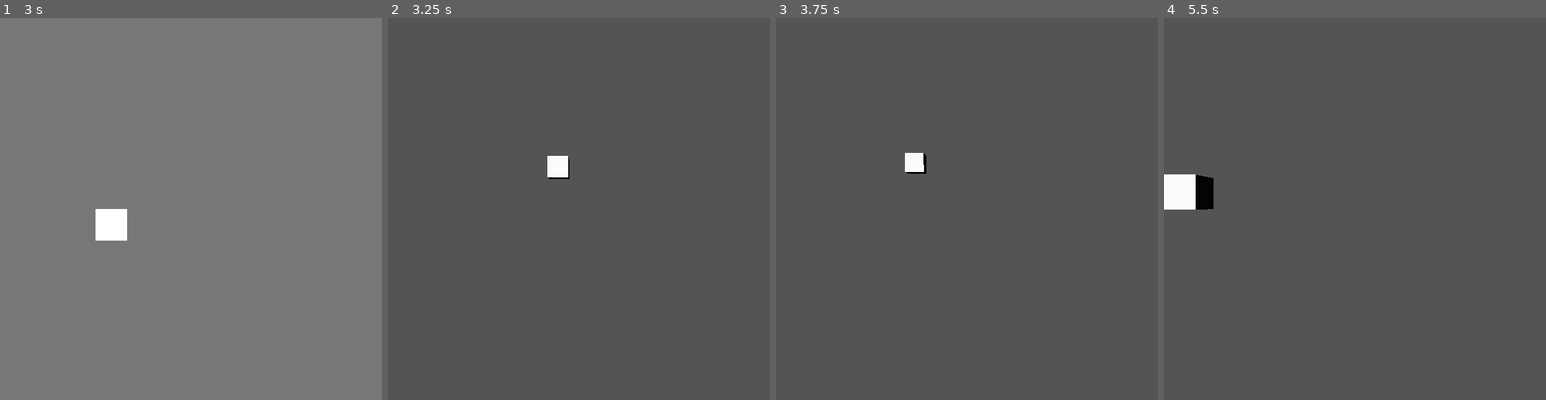
Above: before the commit, frames 1-4 (left to right).
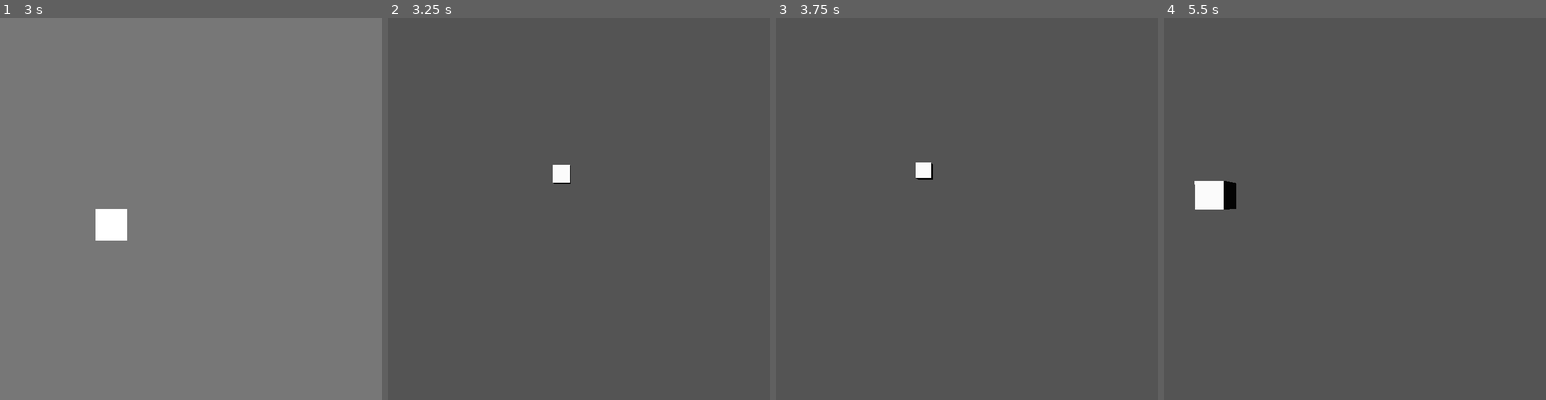
Above: after the commit, the same moments.

Repository: Idristhegr8/Kenshape_copy_test
Game: Godot game, scene res://Main.tscn
Same seed, same stepped clock (60 frames per second), same inputs: the game is played once before the commit and once after it.
Inputs (mouse positions are in pixels of both pictures, inside the frame that each line leads up to):
- Up to frame 1 (3 s): click (191, 189) at 0.52 s; type "12" at 0.6 s; click (191, 209) at 0.75 s; type "12" at 0.83 s; click "New" at 1.25 s; tap Enter (ui_accept) at 2, 2.27, 2.75 s; move the mouse to (275, 189) at 2.02 s; hold A (A) 2.03-2.78 s; click (275, 189) at 2.17 s; tap B (B) at 2.3, 2.85 s; move the mouse to (114, 228) at 2.77 s; click (114, 228) at 2.92 s
- Up to frame 2 (3.25 s): tap Enter (ui_accept) at 3.02 s; tap C (C) at 3.05 s
- Up to frame 3 (3.75 s): move the mouse to (1005, 124) at 3.52 s; hold D (D) from 3.53 s (still down); tap C (C) at 3.6 s; click (1005, 124) at 3.67 s
- Up to frame 4 (5.5 s): move the mouse to (1335, 285) at 4.27 s; release D (D) at 4.28 s; tap D (D) at 4.35 s; click (1335, 285) at 4.42 s; tap Enter (ui_accept) at 4.52, 5.27 s; tap E (E) at 4.55, 5.1 s; move the mouse to (1469, 266) at 5.02 s; click (1469, 266) at 5.17 s; tap L (L) at 5.3 s

Frame 1 is identical in both runs. In frame 2, 0.3% of the frame differs, in the area x 41-48%, y 36-44%; in frame 3, 0.4%; in frame 4, 1.6%, in the area x 0-19%, y 40-51%.

Commit message:
Added undo and redo
Added undo and redo functionality. Same as all softwares, ctrl Z to undo and ctrl Y to redo.

Diff:
--- a/Drawing_board.gd
+++ b/Drawing_board.gd
@@ -1,4 +1,8 @@
 extends Node2D
+
+var undo_history: Array = []
+var redo_history: Array = []
+var temp_arr: Array = []
 
 var max_zoom: Vector2
 
@@ -47,6 +51,7 @@
 			node.global_position = Vector2(pixel.x, pixel.y)
 			node.modulate = pixel.color
 			node.depth = pixel.depth
+			node.depth_symmetry = pixel.depth_symmetry
 # warning-ignore:return_value_discarded
 			connect("depth", node, "depth")
 # warning-ignore:return_value_discarded
@@ -98,6 +103,12 @@
 		$Pixel_outline.show()
 		state = color_picker
 
+	if Input.is_action_pressed("Command") and Input.is_action_just_pressed("Z"):
+		undo()
+
+	if Input.is_action_pressed("Command") and Input.is_action_just_pressed("Y"):
+		redo()
+
 	if Input.is_action_pressed("Q") and $Camera2D.zoom > Vector2(1, 1):
 		$Camera2D.zoom -= Vector2(0.1, 0.1)
 	elif Input.is_action_pressed("W") and $Camera2D.zoom < max_zoom:
@@ -114,8 +125,21 @@
 
 # warning-ignore:unused_argument
 func _input(event: InputEvent) -> void:
+
 	if Input.is_mouse_button_pressed(BUTTON_LEFT) and can_draw and state == pencil:
 		add_p()
+
+	elif Input.is_action_just_released("release"):
+		yield(get_tree(), "idle_frame")
+
+		var pixel_grp: PixelGroups = PixelGroups.new()
+		for pixel in temp_arr:
+			var wr = weakref(pixel)
+			if wr.get_ref():
+				pixel_grp.pixels.append(pixel)
+		undo_history.append(pixel_grp)
+		temp_arr.clear()
+
 	if Input.is_mouse_button_pressed(BUTTON_LEFT) and state == eraser:
 		for pixel in get_tree().get_nodes_in_group("Pixel"):
 			if grid_pos == pixel.global_position:
@@ -143,6 +167,7 @@
 # warning-ignore:return_value_discarded
 		connect("depth_symmetry", node, "depth_symmetry")
 		$Pixels.add_child(node)
+		temp_arr.append(node)
 
 func set_draw(value: bool) -> void:
 	can_draw = value
@@ -150,3 +175,39 @@
 #		$Pixel.modulate = "ffffff"
 #	else:
 #		$Pixel.modulate = "ff0000"
+
+func undo() -> void:
+	if undo_history.size() > 0:
+		var pixel_grp: PixelGroups = undo_history[undo_history.size()-1]
+		var n_pixel_grp: PixelGroups = PixelGroups.new()
+		for pixel in pixel_grp.pixels:
+			var pixel_dat: PixelData = PixelData.new()
+			pixel_dat.x = pixel.global_position.x
+			pixel_dat.y = pixel.global_position.y
+			pixel_dat.color = pixel.modulate
+			pixel_dat.depth = pixel.depth
+			pixel_dat.depth_symmetry = pixel.depth_symmetry
+			n_pixel_grp.pixels.append(pixel_dat)
+		redo_history.append(n_pixel_grp)
+
+		for pixel in pixel_grp.pixels:
+			var wr = weakref(pixel)
+			if wr.get_ref():
+				pixel.queue_free()
+		undo_history.pop_back()
+
+func redo() -> void:
+	if redo_history.size() > 0:
+		var pixel_grp: PixelGroups = redo_history[redo_history.size()-1]
+		for pixel in pixel_grp.pixels:
+			var node: Sprite = load("res://Pixel.tscn").instance()
+			node.global_position = Vector2(pixel.x, pixel.y)
+			node.modulate = pixel.color
+			node.depth = pixel.depth
+			node.depth_symmetry = pixel.depth_symmetry
+# warning-ignore:return_value_discarded
+			connect("depth", node, "depth")
+# warning-ignore:return_value_discarded
+			connect("depth_symmetry", node, "depth_symmetry")
+			$Pixels.add_child(node)
+		redo_history.pop_back()
--- /dev/null
+++ b/Pixel_groups.gd
@@ -0,0 +1,5 @@
+extends Node
+
+class_name PixelGroups
+
+var pixels: Array = []
--- a/Pixel_outline.gd
+++ b/Pixel_outline.gd
@@ -1,5 +1,6 @@
 extends Sprite
 
+# warning-ignore:unused_argument
 func _process(delta: float) -> void:
 	var mouse_pos: Vector2 = get_global_mouse_position()
 	global_position = mouse_pos.snapped(Vector2(64, 64))
--- a/Spatial.gd
+++ b/Spatial.gd
@@ -3,6 +3,11 @@
 var pixel_y: Array = []
 
 func _ready() -> void:
+	if Global.drawing_board.x > Global.drawing_board.y:
+		$CameraGimbal/InnerGimbal/Camera.translation.z = Global.drawing_board.x
+	else:
+		$CameraGimbal/InnerGimbal/Camera.translation.z = Global.drawing_board.y
+
 	for pixel in Global.pixels:
 #		if x_pixels.has(pixel.x/64):
 #			add_b(-pixel.x, pixel.y)
--- a/Spatial.tscn
+++ b/Spatial.tscn
@@ -23,6 +23,7 @@
 
 [node name="Camera" type="Camera" parent="CameraGimbal/InnerGimbal"]
 transform = Transform( 1, 0, 0, 0, 1, 0, 0, 0, 1, 0, -3, 10 )
+far = 1500.0
 
 [node name="DirectionalLight" type="DirectionalLight" parent="CameraGimbal/InnerGimbal"]
 transform = Transform( 1, 0, 0, 0, 0.965926, 0.258819, 0, -0.258819, 0.965926, 0, 10.3765, 44.477 )
--- a/project.godot
+++ b/project.godot
@@ -13,9 +13,15 @@
 "class": "PixelData",
 "language": "GDScript",
 "path": "res://Pixel_dat.gd"
+}, {
+"base": "Node",
+"class": "PixelGroups",
+"language": "GDScript",
+"path": "res://Pixel_groups.gd"
 } ]
 _global_script_class_icons={
-"PixelData": ""
+"PixelData": "",
+"PixelGroups": ""
 }
 
 [application]
@@ -125,6 +131,21 @@
 "events": [ Object(InputEventKey,"resource_local_to_scene":false,"resource_name":"","device":0,"alt":false,"shift":false,"control":false,"meta":false,"command":false,"pressed":false,"scancode":0,"physical_scancode":79,"unicode":0,"echo":false,"script":null)
  ]
 }
+Z={
+"deadzone": 0.5,
+"events": [ Object(InputEventKey,"resource_local_to_scene":false,"resource_name":"","device":0,"alt":false,"shift":false,"control":false,"meta":false,"command":false,"pressed":false,"scancode":0,"physical_scancode":90,"unicode":0,"echo":false,"script":null)
+ ]
+}
+release={
+"deadzone": 0.5,
+"events": [ Object(InputEventMouseButton,"resource_local_to_scene":false,"resource_name":"","device":0,"alt":false,"shift":false,"control":false,"meta":false,"command":false,"button_mask":0,"position":Vector2( 0, 0 ),"global_position":Vector2( 0, 0 ),"factor":1.0,"button_index":1,"pressed":false,"doubleclick":false,"script":null)
+ ]
+}
+Y={
+"deadzone": 0.5,
+"events": [ Object(InputEventKey,"resource_local_to_scene":false,"resource_name":"","device":0,"alt":false,"shift":false,"control":false,"meta":false,"command":false,"pressed":false,"scancode":0,"physical_scancode":89,"unicode":0,"echo":false,"script":null)
+ ]
+}
 
 [physics]
 
